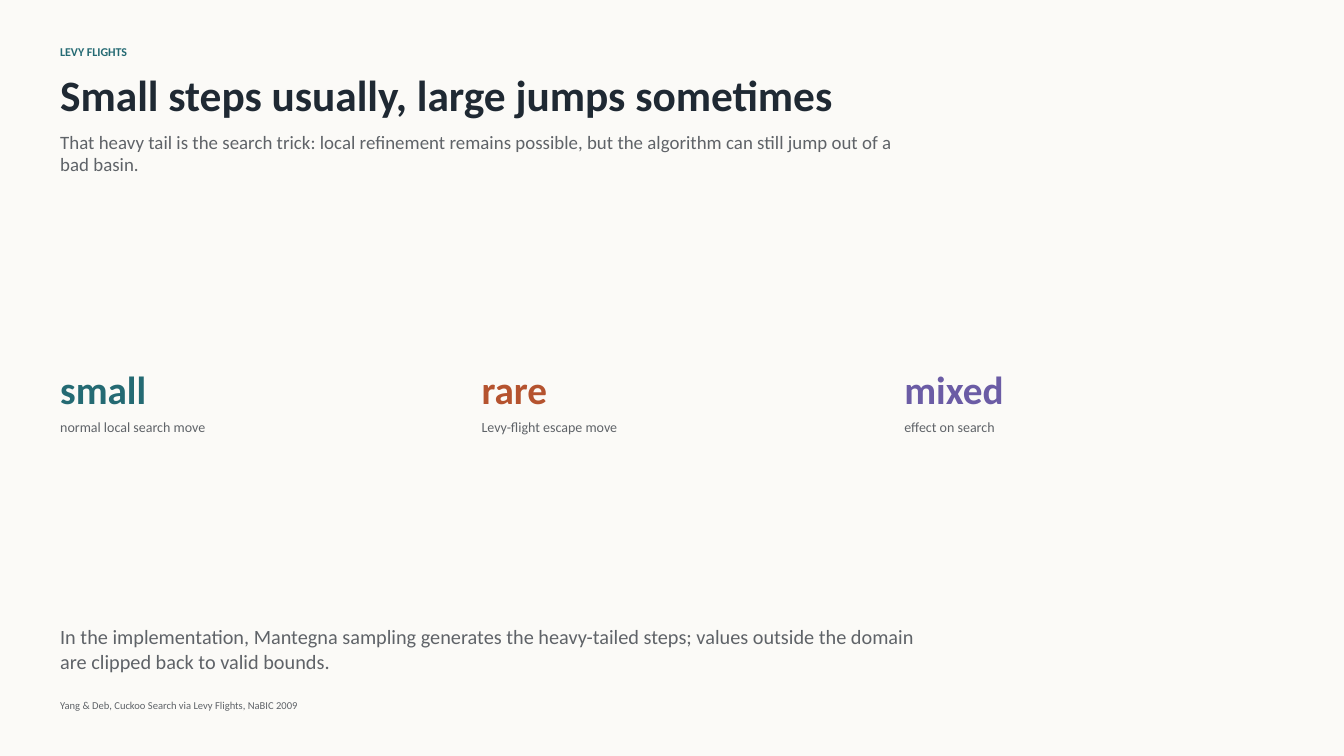
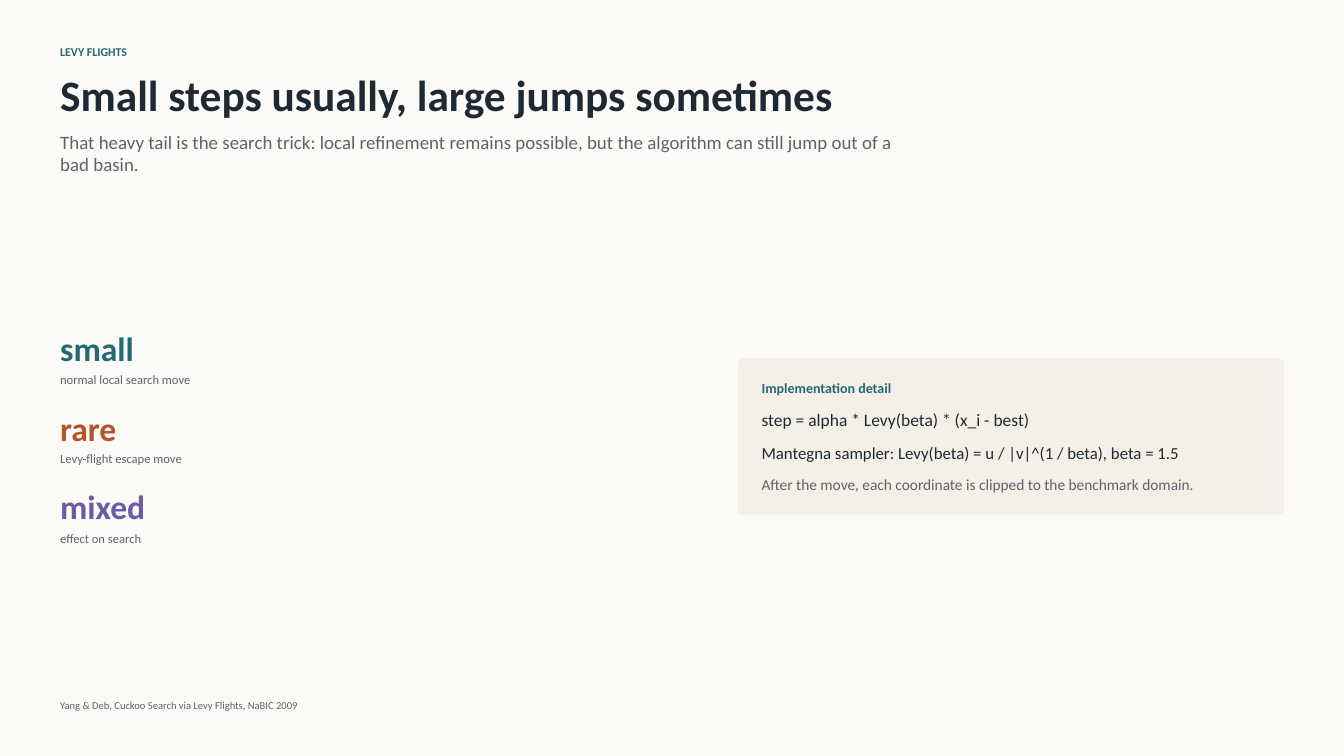
Before and after one commit to xVlad44/mh-labs, a slide deck: slide 5 of final_cuckoo_search/output/Cuckoo_Search_via_Levy_Flights_Final.pptx. Drawn at 1344x756 pixels with LibreOffice and Linux fonts; fonts in the diff are those of the drawing. Boxes give left, top, right and bottom in pixels: in the first picture for what was removed or moved away, otherwise in the second. Text is boxed around its words. In the diff, an @@ line names an element or a change of style, - is before the commit and + after.

```diff
--- a/final_cuckoo_search/output/Cuckoo_Search_via_Levy_Flights_Final.pptx
+++ b/final_cuckoo_search/output/Cuckoo_Search_via_Levy_Flights_Final.pptx
@@ text "small": place and size @@
-text "small" at [60, 376, 146, 405]
+text "small" at [60, 337, 134, 362]
@@ rounded rectangle added at [738, 358, 1284, 515], fill #F4EFE7 @@
@@ text "normal local search move": place and size @@
-text "normal local search move" at [60, 422, 206, 432]
+text "normal local search move" at [60, 375, 190, 384]
@@ text added at [762, 383, 891, 396], 15 pt, text #246A73, bold @@
+Implementation detail
@@ text "rare": place and size @@
-text "rare" at [482, 384, 548, 405]
+text "rare" at [60, 424, 116, 442]
@@ text added at [762, 413, 1030, 429], 18.8 pt, text #1F2933 @@
+step = alpha * Levy(beta) * (x_i - best)
@@ text added at [762, 447, 1178, 462], 18 pt, text #1F2933 @@
+Mantegna sampler: Levy(beta) = u / |v|^(1 / beta), beta = 1.5
@@ text "Levy-flight escape move": place and size @@
-text "Levy-flight escape move" at [482, 422, 618, 435]
+text "Levy-flight escape move" at [60, 454, 181, 465]
@@ text added at [762, 479, 1193, 493], 16.5 pt, text #5F6368 @@
+After the move, each coordinate is clipped to the benchmark domain.
@@ size 42 to 36 pt in 3 elements at [60, 337, 134, 362], [60, 424, 116, 442], [60, 495, 145, 519] @@
@@ text "mixed": place and size @@
-text "mixed" at [904, 376, 1003, 405]
+text "mixed" at [60, 495, 145, 519]
@@ size 15 to 13.5 pt in 3 elements at [60, 375, 190, 384], [60, 454, 181, 465], [60, 534, 141, 543] @@
@@ text "effect on search": place and size @@
-text "effect on search" at [904, 422, 995, 432]
+text "effect on search" at [60, 534, 141, 543]
@@ text removed at [60, 630, 914, 673] @@
-In the implementation, Mantegna sampling generates the heavy-tailed steps; values outside the domain are clipped back to valid bounds.
```
Also in this commit, not shown: 5 other slides changed, 40 other files.
